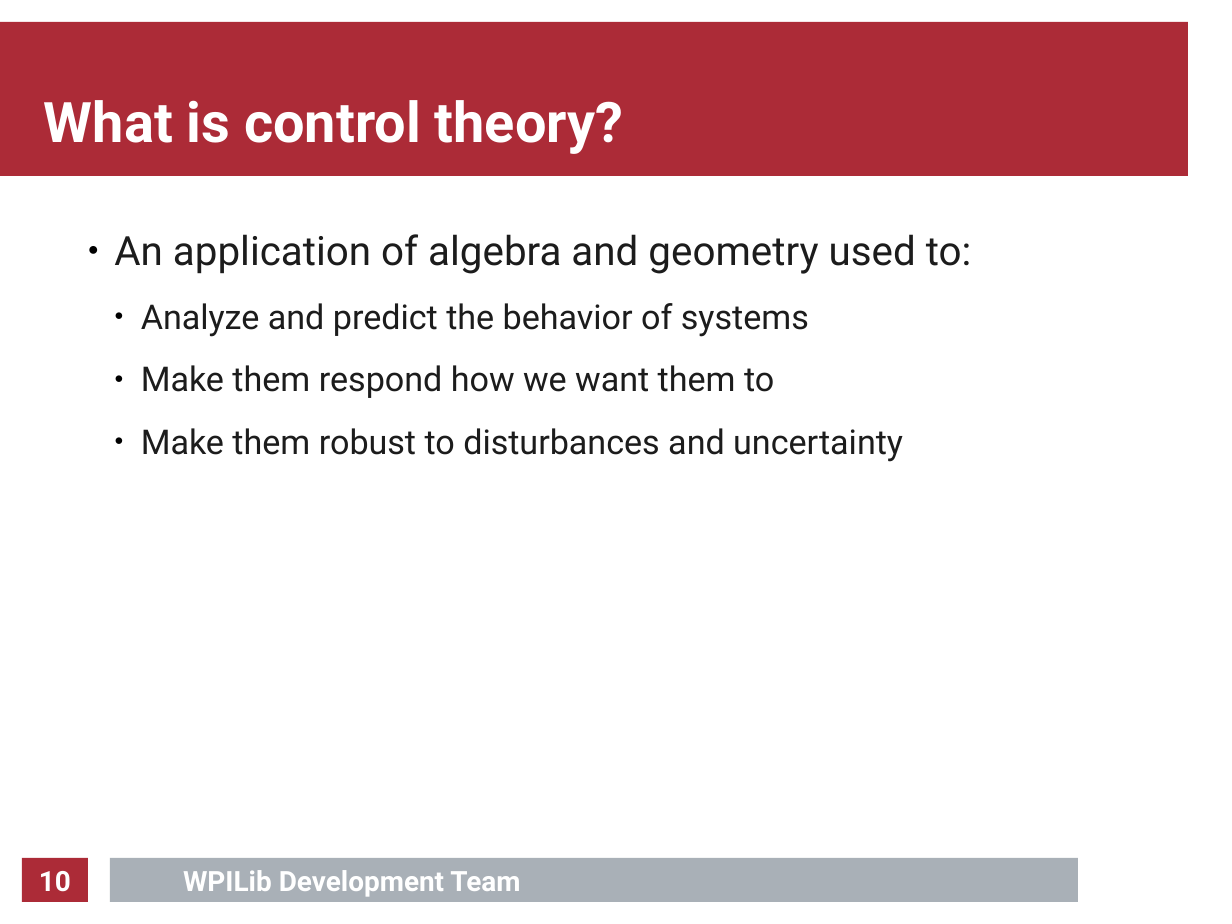
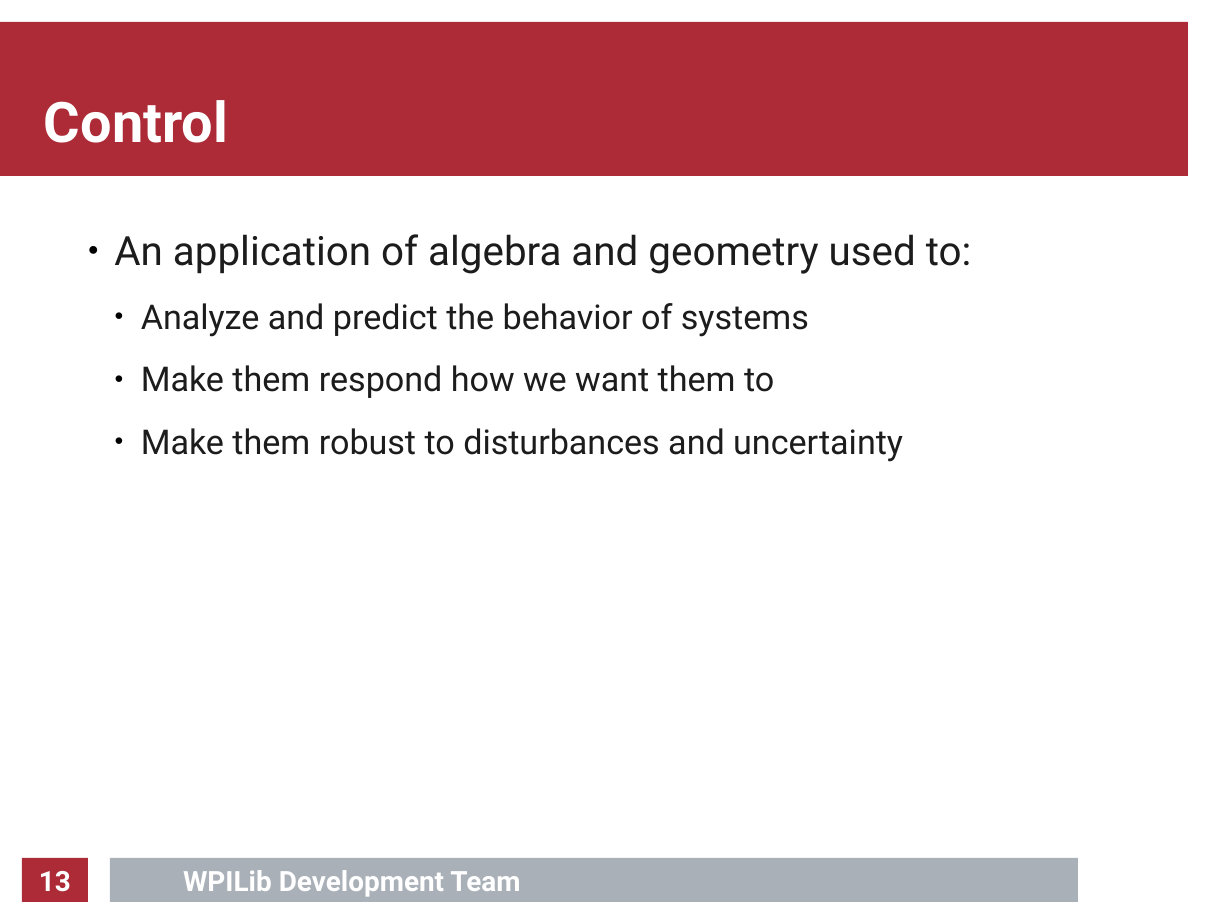
Before and after one commit to calcmogul/auton-driving-presentation, a slide deck: slide 13 of presentation/presentation.odp (slide 10 before the commit). Drawn at 1232x924 pixels with LibreOffice and Linux fonts; fonts in the diff are those of the drawing; background and template pictures are left out. Boxes give left, top, right and bottom in pixels: in the first picture for what was removed or moved away, otherwise in the second. Text is boxed around its words. In the diff, an @@ line names an element or a change of style, - is before the commit and + after.

```diff
--- a/presentation/presentation.odp
+++ b/presentation/presentation.odp
@@ title at <box>44,100,228,143</box>: text changed @@
-What is control theory?
+Control
@@ page number at <box>39,871,71,892</box>: text changed @@
-10
+13
```
Also in this commit, not shown: 7 other slides changed, 7 slides added, 14 slides removed, 8 other files.
